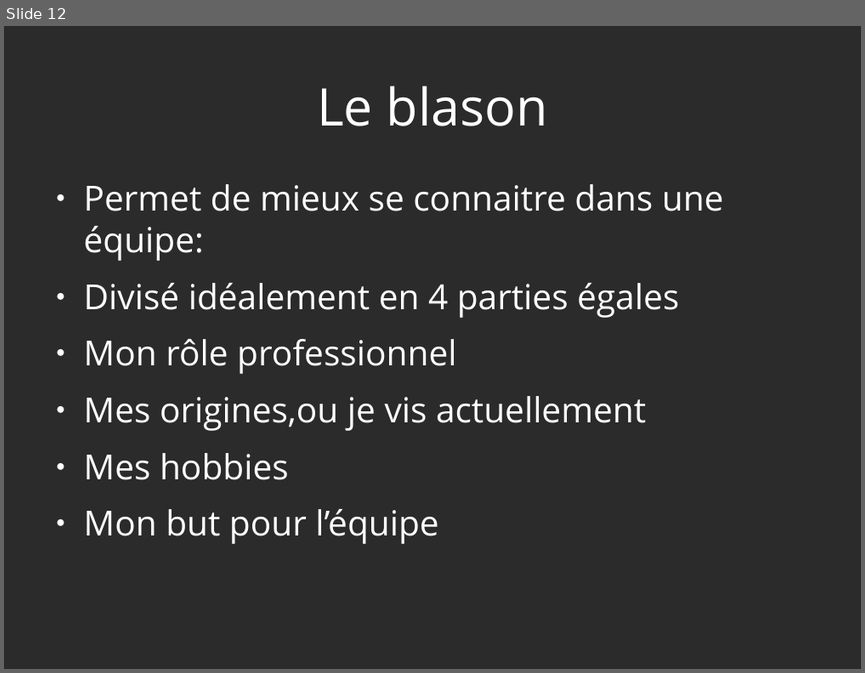
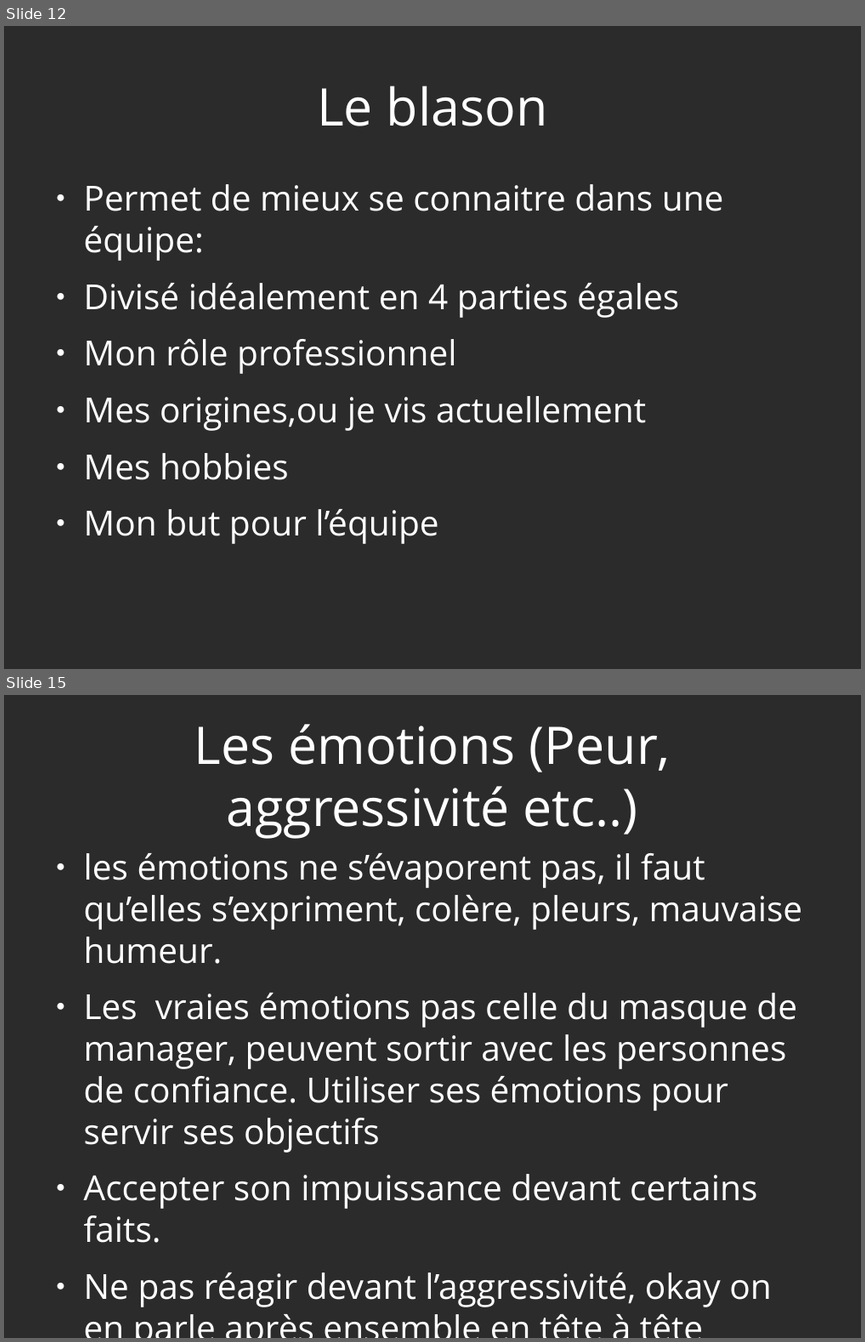
Before and after one commit to heylve/current, a slide deck: admin_perso/germe_formation.odp. Shown one above the other, each under a label of ours: slide 12 before the commit, slides 12 and 15 after it; the slides between them are not shown. The pictures are 865x673 and 865x1342 pixels, drawn with LibreOffice and Linux fonts; fonts in the diff are those of the drawing; background and template pictures are left out; a plain dark background stands for a picture behind light text. Boxes give left, top, right and bottom in pixels: in the first picture for what was removed or moved away, otherwise in the second. Text is boxed around its words. In the diff, an @@ line names an element or a change of style, - is before the commit and + after.

```diff
--- a/admin_perso/germe_formation.odp
+++ b/admin_perso/germe_formation.odp
@@ slide 15 added at [4, 695, 861, 1338], background picture (left out) @@
@@ title added at [194, 724, 670, 839], 48 pt, text #FFFFFF @@
+Les émotions (Peur, aggressivité etc..)
@@ text added at [84, 853, 803, 1307], 32 pt, text #FFFFFF @@
+● les émotions ne s’évaporent pas, il faut qu’elles s’expriment, colère, pleurs, mauvaise humeur.
+● Les vraies émotions pas celle du masque de manager, peuvent sortir avec les personnes de confiance. Utiliser ses émotions pour servir ses objectifs
+● Accepter son impuissance devant certains faits.
+● Ne pas réagir devant l’aggressivité, okay on en parle après ensemble en tête à tête (Bilatéral)
```
Also in this commit, not shown: 1 slide changed, 4 other slides added, 1 slide removed.
